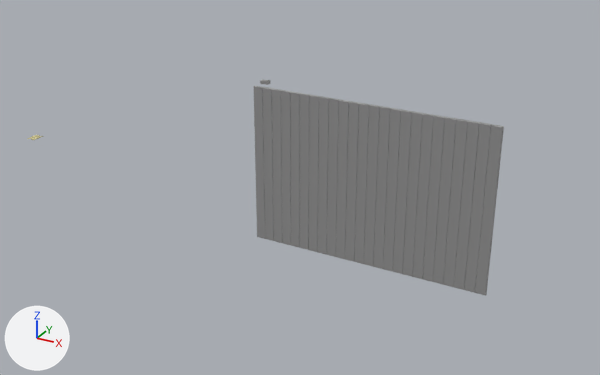
One commit to the glTF model model/interactive.glb: the scene before it, then after it.
Before and after are seen from a 50 mm lens placed at (15.75, -18.5, 7.57), pointed at (6.57, -1.82, -0.77). Lighting does not change. The marker at lower left points along +X, +Y and +Z. Where no turn or scale is listed for an object, it has been applied to the vertices.

In view in the first picture: 'Garage'.
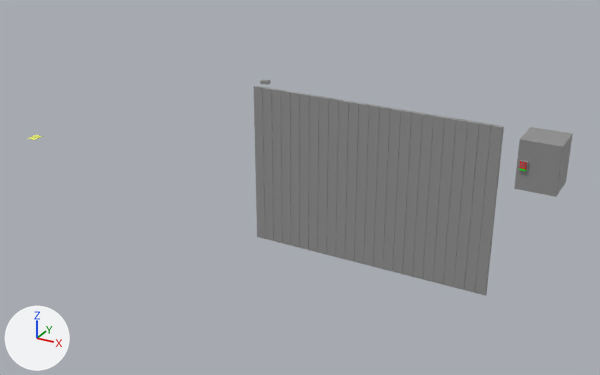
Boxes [x1, y1, x2, y2] around the edits, measured in the pictures (600 x 375 px):
'Safe', added
    after: [514, 127, 573, 197]

The edits, one by one:
Material 'Material.006' (mat_material_006) is new.
Its base color is (0.289, 0.289, 0.289) (grey #929292).
Mesh me_cube_010 is new.
It has 16 vertices, 28 faces and spans x -0.514..0.515, y -0.557..0.515, z -0.648..0.648.
It uses material mat_material_006 (grey #929292).
Object 'Safe' (ob_safe) is new; it shows me_cube_010.
Its location is (11.82, 1.07, -0.06).
